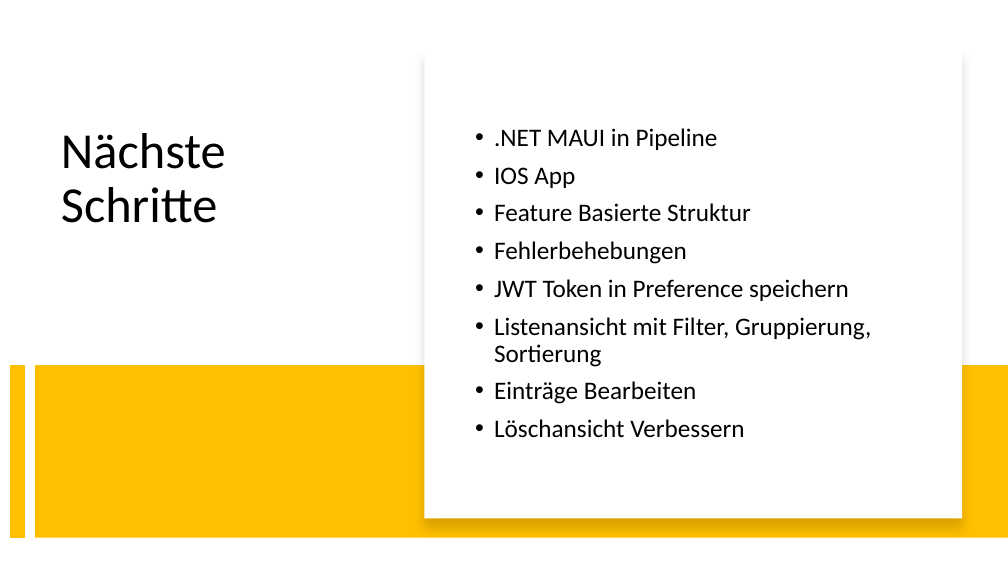
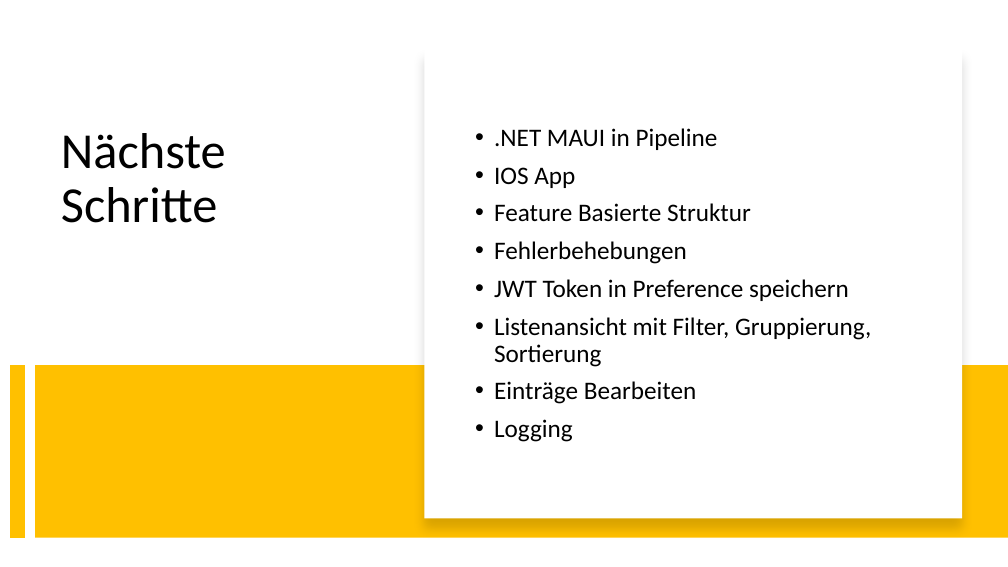
Before and after one commit to Appli4Ever/SaveUp, a slide deck: slide 8 of docs/Präsentation.pptx. Drawn at 1008x567 pixels with LibreOffice and Linux fonts; fonts in the diff are those of the drawing. Boxes give left, top, right and bottom in pixels: in the first picture for what was removed or moved away, otherwise in the second. Text is boxed around its words. In the diff, an @@ line names an element or a change of style, - is before the commit and + after.

```diff
--- a/docs/Präsentation.pptx
+++ b/docs/Präsentation.pptx
@@ text at [494,419,573,442]: text changed @@
-• Löschansicht Verbessern
+• Logging
```
Also in this commit, not shown: 2 other slides changed, 1 other file.
